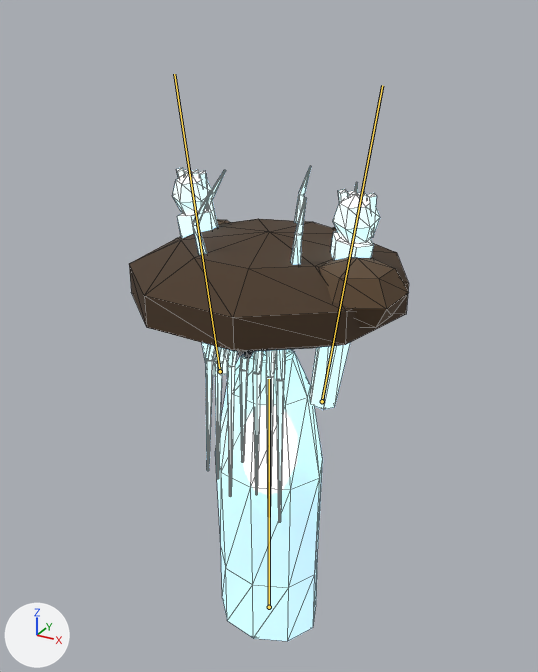
The glTF model unity/Assets/Resources/Models/Soul/soul_buried_fresh.glb as it was, and as the next commit left it.
The view is the same before and after, from a 50 mm lens placed at (1.53, -2.79, 1.12), pointed at (-0.04, 0.06, -0.31). Arrows for +X, +Y and +Z are at lower left; the lights stay in place. The picture after the commit comes second. Both versions are drawn at frame 5 of the action 'Windup'; the numbers are the values there. The bones that change, and the others that lie on the model, are drawn over the model as lines. Mesh edges are drawn as thin lines.

Objects in the first picture: 'soul_buried_fresh_part0', 'soul_buried_fresh_part1', 'soul_buried_fresh_part2', 'soul_buried_fresh_part3', 'soul_buried_fresh_part5'.
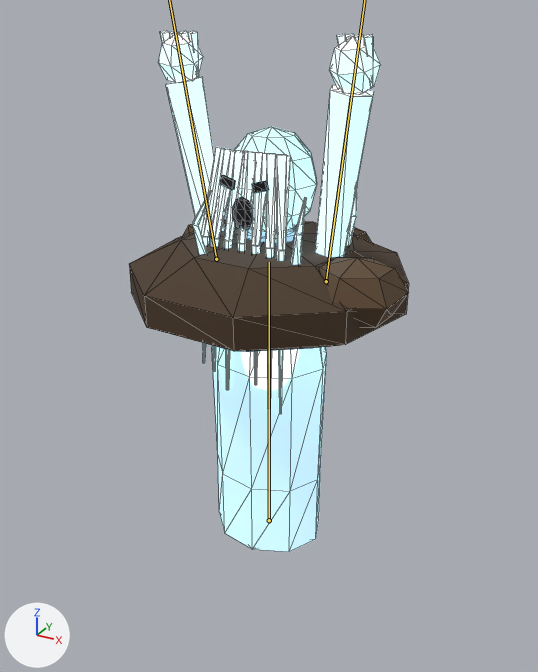
Location of each change, (x1, y1, x2, y2) in pixels of the pictures (538 x 672 px):
```json
{"object": "soul_buried_fresh_part2", "change": "posed", "before": [172, 166, 380, 523], "after": [158, 30, 381, 414], "on screen": "7% wider, 8% taller"}
{"object": "soul_buried_fresh_part3", "change": "posed", "before": [215, 349, 323, 641], "after": [212, 127, 327, 552]}
{"object": "soul_buried_fresh_part5", "change": "posed", "before": [237, 351, 253, 358], "after": [220, 175, 269, 230], "on screen": "mostly hidden before"}
{"bone": "Body", "before": "(269, 607) to (269, 379)", "after": "(269, 520) to (269, 262)"}
```

The change, as JSON lines over the scene's bpy script:
```json
{"block": "bone_body", "where": "bone_body = bpy.data.objects['Armature'].pose.bones['Body']  # child of 'Root'"}
{"op": "set", "path": "bone_body.location", "old": "(0.0, -1.6, 0.0)", "new": "(0.0, -1.111, 0.0)"}
{"block": "bone_arml", "where": "bone_arml = bpy.data.objects['Armature'].pose.bones['ArmL']  # child of 'Body'"}
{"op": "set", "path": "bone_arml.rotation_quaternion", "old": "(0.087, -0.963, -0.164, -0.193)", "new": "(0.104, -0.977, -0.171, -0.074)", "note": "degrees (-173, -24, 18) -> degrees (-170, -10, 19)"}
{"block": "bone_armr", "where": "bone_armr = bpy.data.objects['Armature'].pose.bones['ArmR']  # child of 'Body'"}
{"op": "set", "path": "bone_armr.rotation_quaternion", "old": "(0.087, -0.963, 0.164, 0.193)", "new": "(0.104, -0.977, 0.171, 0.074)", "note": "degrees (-173, 24, -18) -> degrees (-170, 10, -19)"}
```
